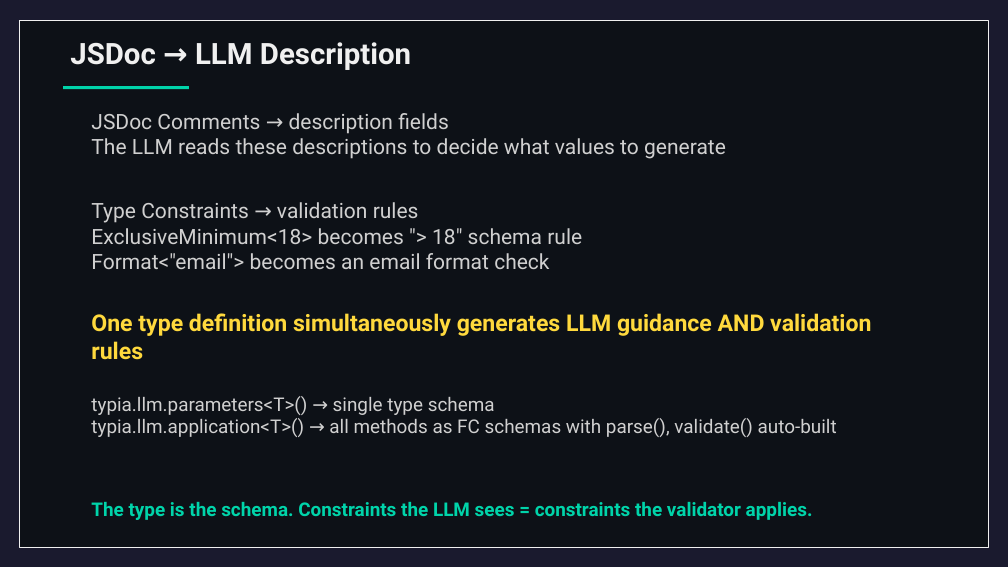
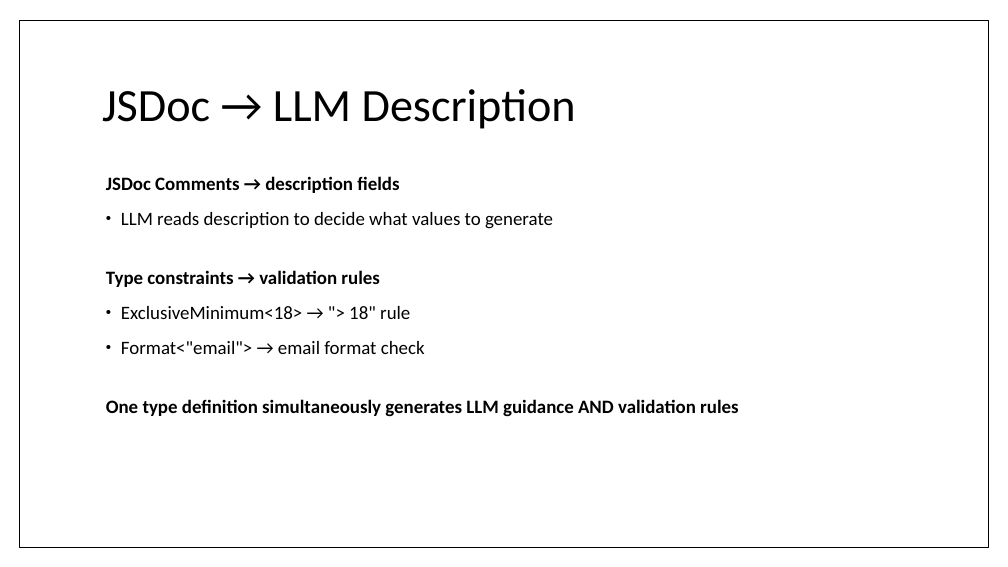
Before and after one commit to wrtnlabs/autobe, a slide deck: slide 25 of website/public/seminars/20260326-qwen-meetup-korea.pptx (slide 22 before the commit). Drawn at 1008x567 pixels with LibreOffice and Linux fonts; fonts in the diff are those of the drawing. Boxes give left, top, right and bottom in pixels: in the first picture for what was removed or moved away, otherwise in the second. Text is boxed around its words. In the diff, an @@ line names an element or a change of style, - is before the commit and + after.

```diff
--- a/website/public/seminars/20260326-qwen-meetup-korea.pptx
+++ b/website/public/seminars/20260326-qwen-meetup-korea.pptx
@@ background #1A1A2E to #FFFFFF @@
@@ rectangle at <box>19,20,988,547</box>: fill #0D1117 to #FFFFFF; outline #F0F0F0 1 pt to #000000 1 pt @@
@@ title "JSDoc → LLM Description": place and size @@
-title "JSDoc → LLM Description" at <box>70,42,411,70</box>
+title "JSDoc → LLM Description" at <box>102,89,576,129</box>
@@ title "JSDoc → LLM Description" at <box>102,89,576,129</box>: size 28 to 44 pt, font Roboto to Calibri, text colour #F0F0F0 to #000000, bold off; line spacing 1 to 0.9; vertical alignment top to middle @@
@@ rectangle removed at <box>63,86,189,89</box> @@
@@ text removed at <box>91,113,726,159</box> @@
-JSDoc Comments → description fields
-The LLM reads these descriptions to decide what values to generate
@@ text added at <box>106,176,738,417</box>, 18 pt, text #000000, bold @@
+JSDoc Comments → description fields
+• LLM reads description to decide what values to generate
+Type constraints → validation rules
+• ExclusiveMinimum<18> → "> 18" rule
+• Format<"email"> → email format check
+One type definition simultaneously generates LLM guidance AND validation rules
@@ text removed at <box>91,202,582,269</box> @@
-Type Constraints → validation rules
-ExclusiveMinimum<18> becomes "> 18" schema rule
-Format<"email"> becomes an email format check
@@ text removed at <box>91,313,871,360</box> @@
-One type definition simultaneously generates LLM guidance AND validation rules
@@ text removed at <box>91,396,837,437</box> @@
-typia.llm.parameters<T>() → single type schema
-typia.llm.application<T>() → all methods as FC schemas with parse(), validate() auto-built
@@ text removed at <box>91,502,813,520</box> @@
-The type is the schema. Constraints the LLM sees = constraints the validator applies.
```
Also in this commit, not shown: 31 other slides changed, 33 slides added, 28 slides removed, 1 other file.
